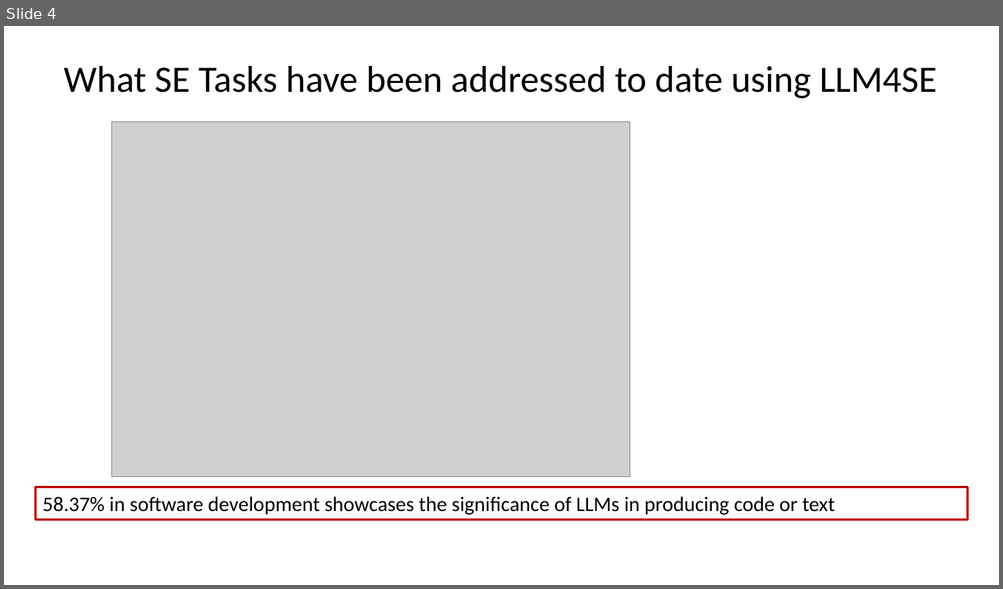
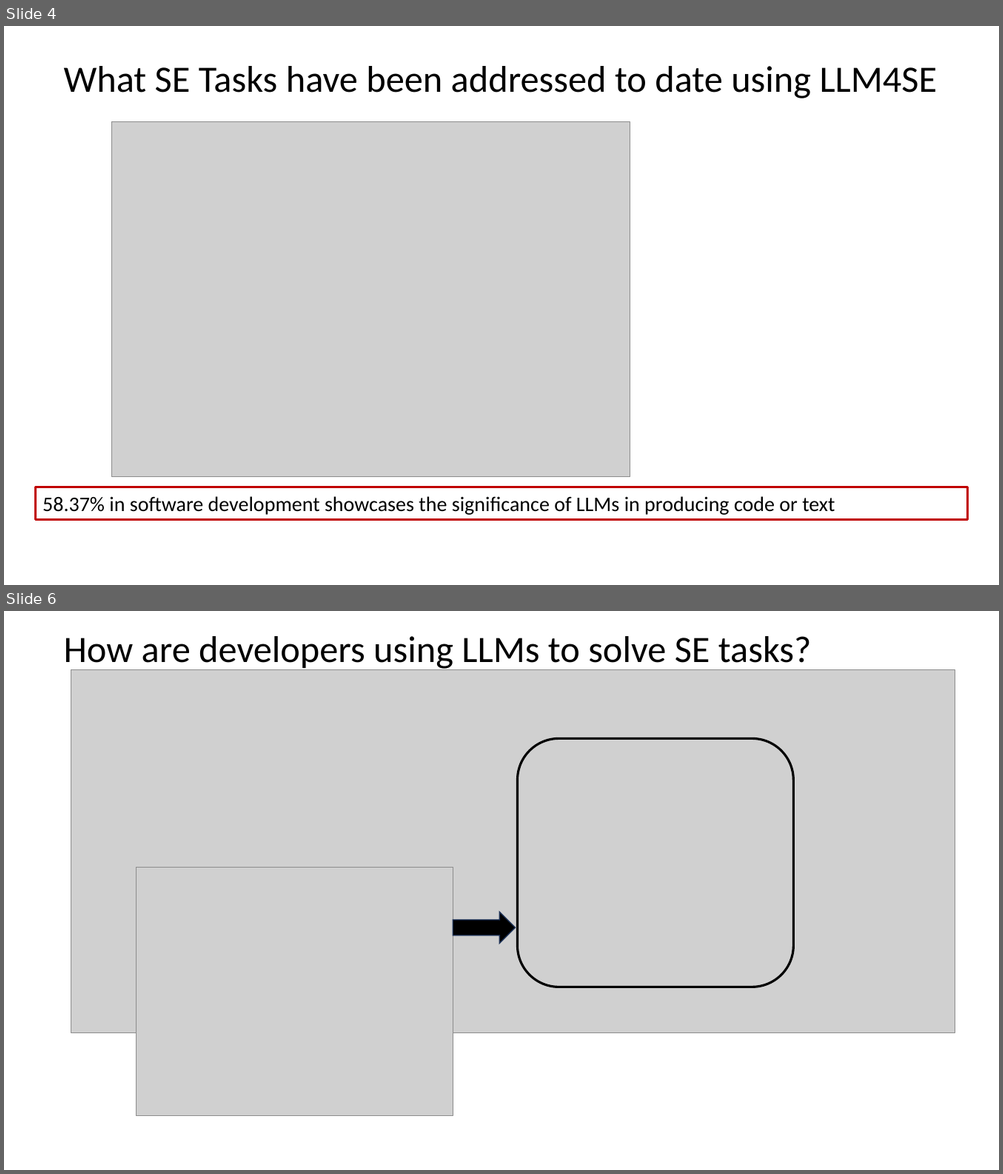
Before and after one commit to johnxu21/johnxu21.github.io, a slide deck: teaching/CS472/Timetable/LLM.pptx. Shown one above the other, each under a label of ours: slide 4 before the commit, slides 4 and 6 after it; the slides between them are not shown. The pictures are 1003x589 and 1003x1174 pixels, drawn with LibreOffice and Linux fonts; fonts in the diff are those of the drawing; grey boxes stand for pictures. Boxes give left, top, right and bottom in pixels: in the first picture for what was removed or moved away, otherwise in the second. Text is boxed around its words. In the diff, an @@ line names an element or a change of style, - is before the commit and + after.

```diff
--- a/teaching/CS472/Timetable/LLM.pptx
+++ b/teaching/CS472/Timetable/LLM.pptx
@@ slide 6 added at [4, 611, 999, 1170], background #FFFFFF @@
@@ title added at [64, 636, 811, 671], 36 pt, text #000000 @@
+How are developers using LLMs to solve SE tasks?
@@ picture added at [71, 670, 955, 1034] @@
@@ rounded rectangle added at [518, 738, 794, 987], outline #000000 2.25 pt @@
@@ picture added at [136, 868, 453, 1116] @@
@@ right arrow added at [452, 912, 515, 944], fill #000000, outline #1E3256 1 pt @@
```
Also in this commit, not shown: 1 slide changed, 1 other slide added, 2 slides removed, 1 other file.
